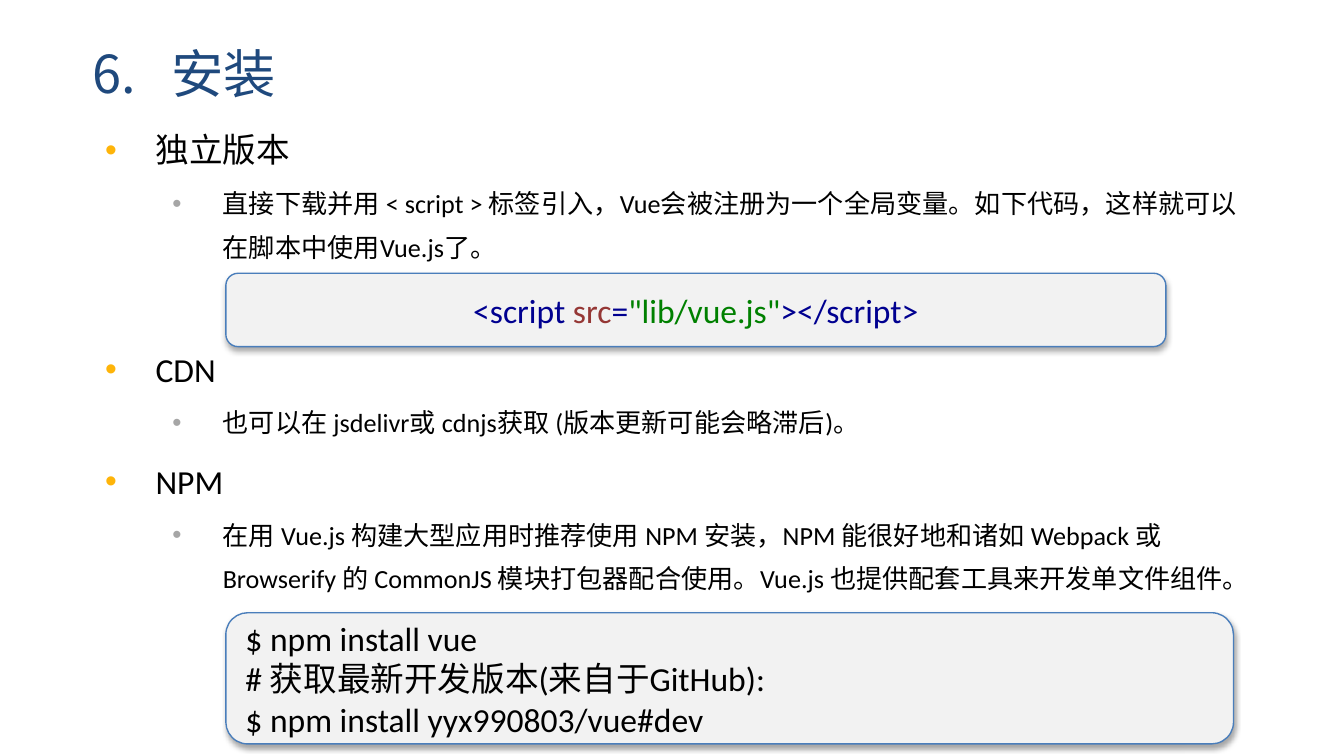
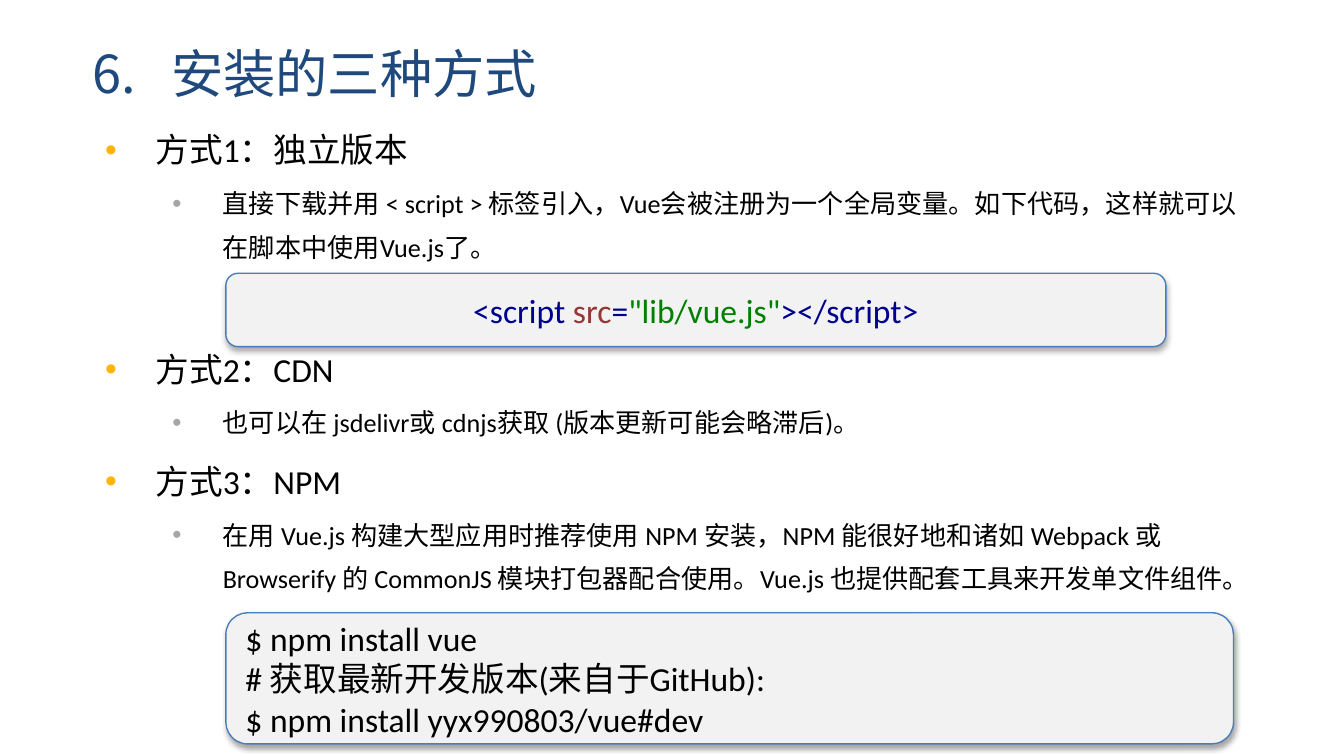
Before and after one commit to yxl2628/vuejs, a slide deck: slide 12 of 01 vueJs入门.pptx. Drawn at 1344x756 pixels with LibreOffice and Linux fonts; fonts in the diff are those of the drawing. Boxes give left, top, right and bottom in pixels: in the first picture for what was removed or moved away, otherwise in the second. Text is boxed around its words. In the diff, an @@ line names an element or a change of style, - is before the commit and + after.

```diff
--- a/01 vueJs入门.pptx
+++ b/01 vueJs入门.pptx
@@ text at (x1=93, y1=49, x2=536, y2=98): text changed @@
-6. 安装
+6. 安装的三种方式
@@ text at (x1=156, y1=133, x2=408, y2=165): text changed @@
-• 独立版本
+• 方式1：独立版本
@@ text at (x1=156, y1=347, x2=334, y2=385): text changed @@
-• CDN
+• 方式2：CDN
@@ text at (x1=156, y1=466, x2=342, y2=497): text changed @@
-• NPM
+• 方式3：NPM
```
Also in this commit, not shown: 3 other files.
